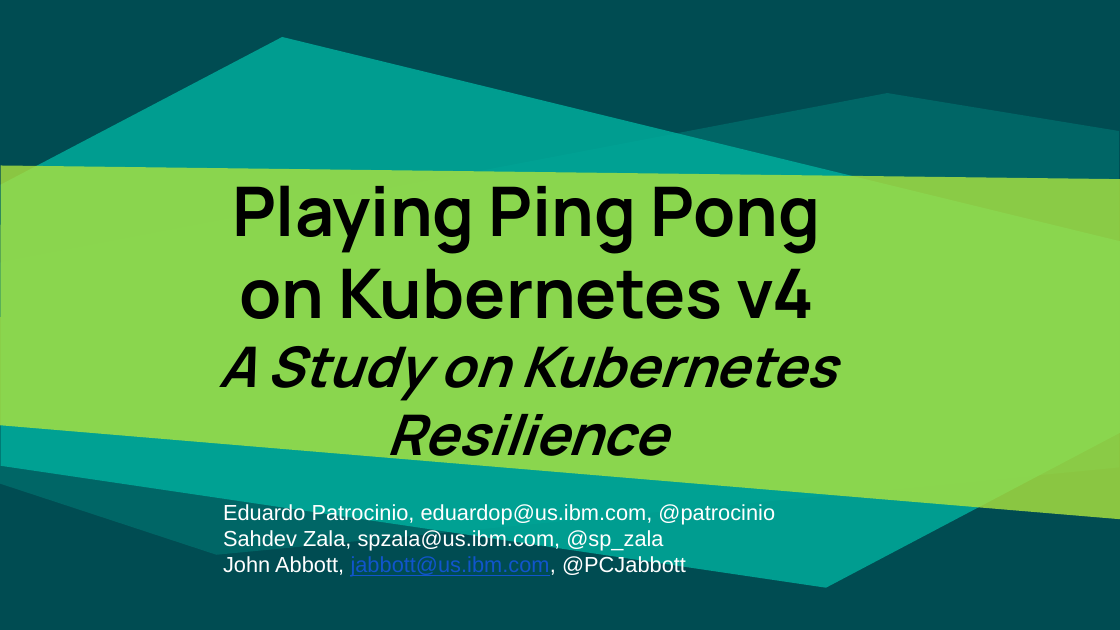
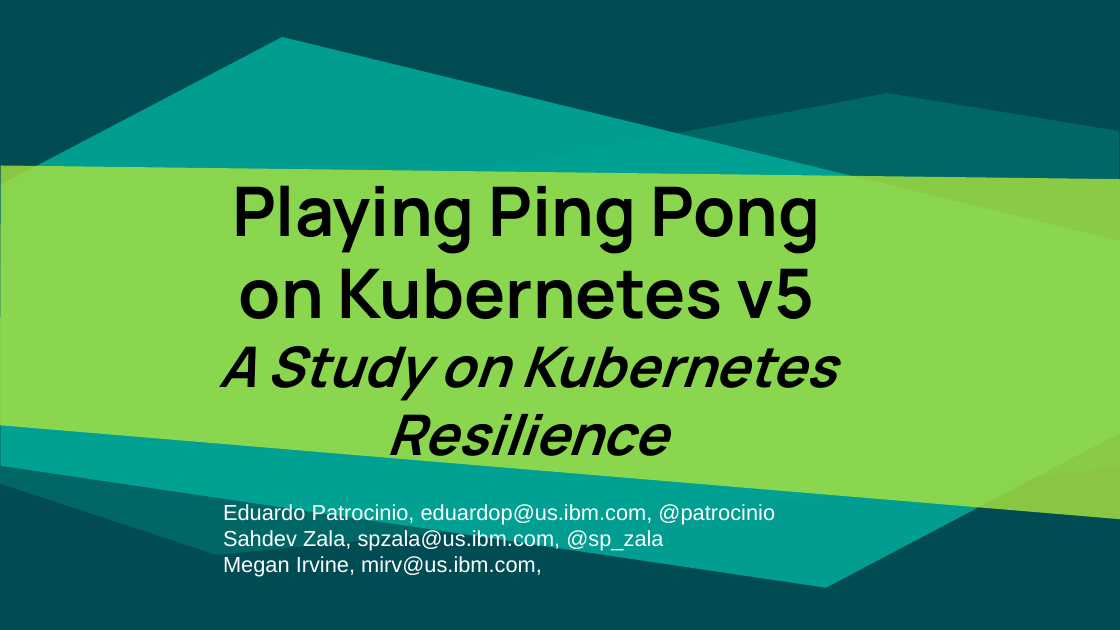
Before and after one commit to ibm-learning-skills-dev/kube-resilience-lab, a slide deck: slide 1 of Presentation/Kubernetes-Resilience.pptx. Drawn at 1120x630 pixels with LibreOffice and Linux fonts; fonts in the diff are those of the drawing. Boxes give left, top, right and bottom in pixels: in the first picture for what was removed or moved away, otherwise in the second. Text is boxed around its words. In the diff, an @@ line names an element or a change of style, - is before the commit and + after.

```diff
--- a/Presentation/Kubernetes-Resilience.pptx
+++ b/Presentation/Kubernetes-Resilience.pptx
@@ title at [218, 172, 836, 471]: text changed @@
-Playing Ping Pong on Kubernetes v4
-A Study on Kubernetes Resilience
+Playing Ping Pong on Kubernetes v5
+A Study on Kubernetes Resilience
@@ text at [223, 556, 542, 577]: text changed @@
-John Abbott, jabbott@us.ibm.com, @PCJabbott
+Megan Irvine, mirv@us.ibm.com,
```
Also in this commit, not shown: 1 other slide changed.
